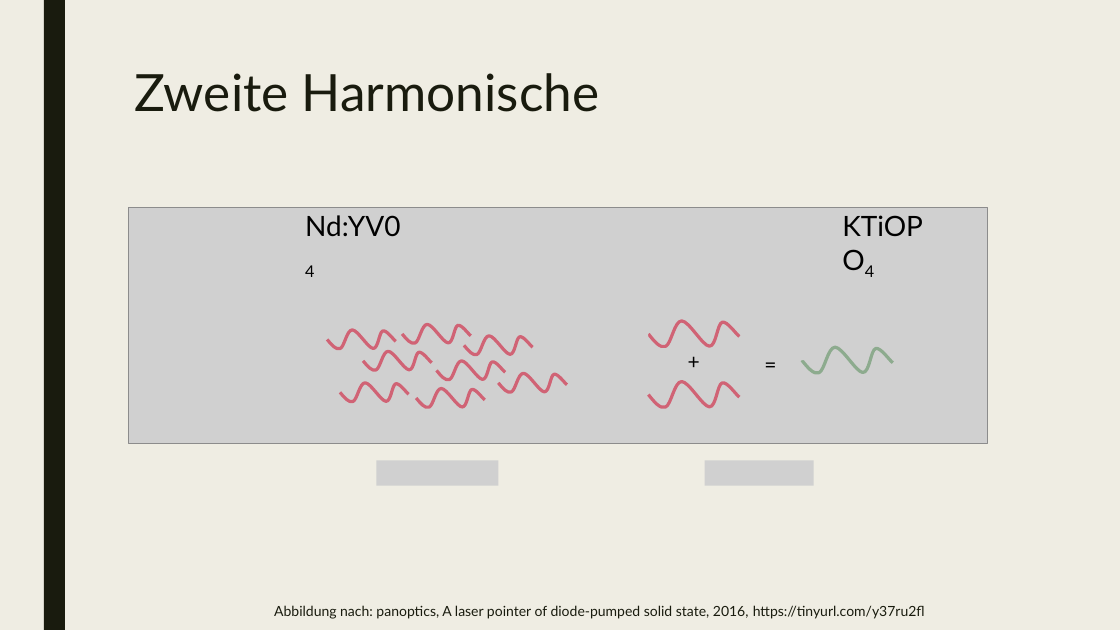
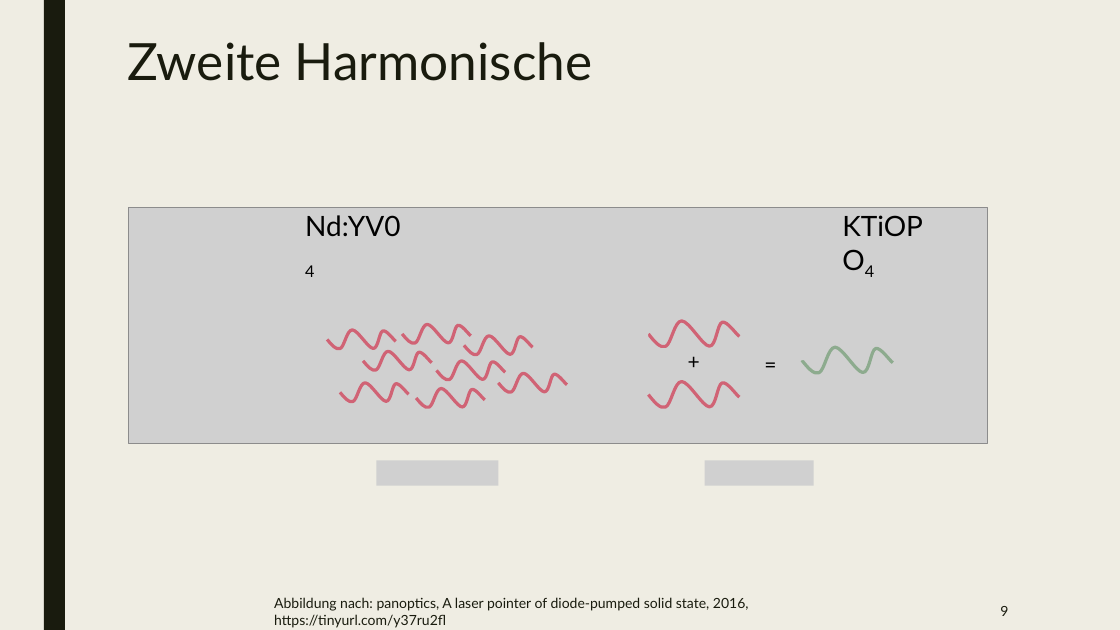
Before and after one commit to beckstev/presentations, a slide deck: slide 9 of nonlinear_optics/non_linear_optics.pptx. Drawn at 1120x630 pixels with LibreOffice and Linux fonts; fonts in the diff are those of the drawing; grey boxes stand for pictures. Boxes give left, top, right and bottom in pixels: in the first picture for what was removed or moved away, otherwise in the second. Text is boxed around its words. In the diff, an @@ line names an element or a change of style, - is before the commit and + after.

```diff
--- a/nonlinear_optics/non_linear_optics.pptx
+++ b/nonlinear_optics/non_linear_optics.pptx
@@ title "Zweite Harmonische": place and size @@
-title "Zweite Harmonische" at (134, 73, 599, 112)
+title "Zweite Harmonische" at (127, 42, 592, 81)
@@ text "Abbildung nach: panoptics, A laser ..." rewrapped from (274, 605, 925, 619) to (274, 597, 749, 628) @@
@@ page number added at (1000, 606, 1008, 616), 12 pt, text #191B0E @@
+9
```
Also in this commit, not shown: 6 other slides changed, 21 slides added, 3 slides removed.
